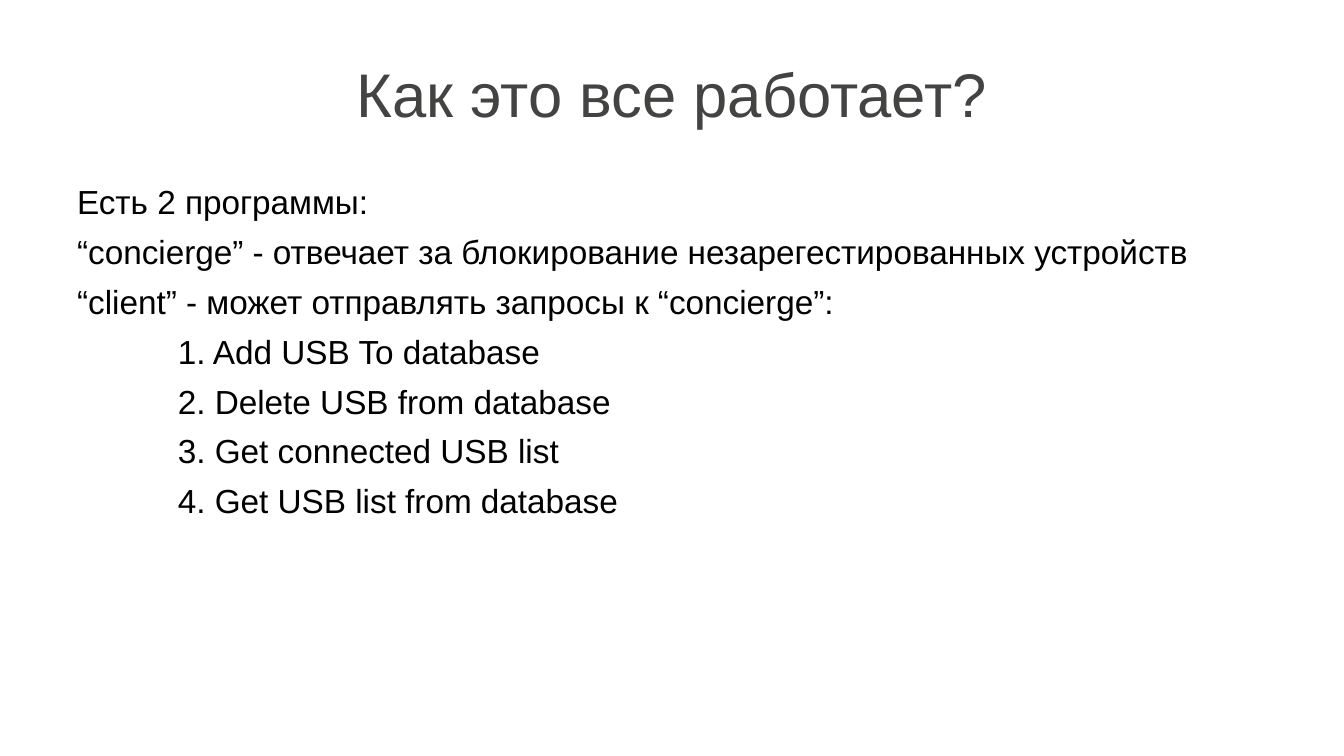
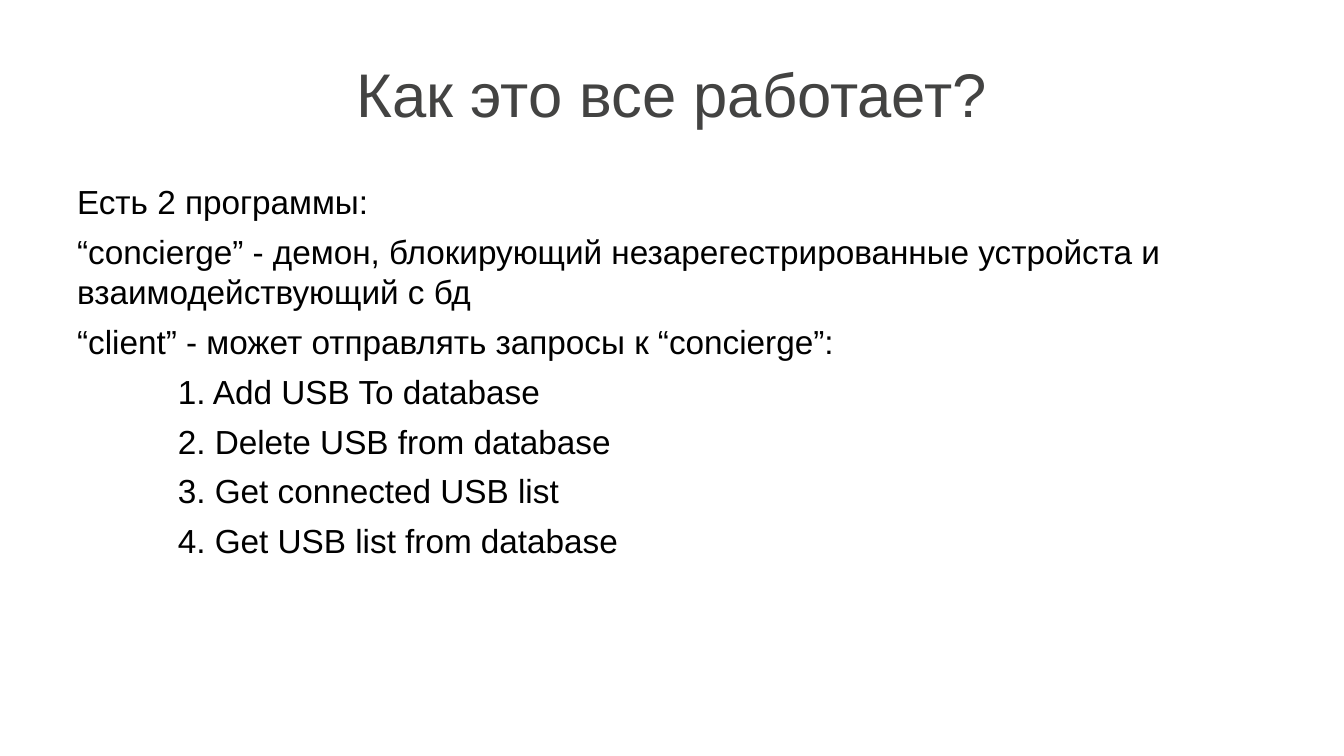
Before and after one commit to alekseisirmais/CPP_PARK, a slide deck: slide 5 of К защите.ppt. Drawn at 1344x756 pixels with LibreOffice and Linux fonts; fonts in the diff are those of the drawing. Boxes give left, top, right and bottom in pixels: in the first picture for what was removed or moved away, otherwise in the second. Text is boxed around its words. In the diff, an @@ line names an element or a change of style, - is before the commit and + after.

Commit message:
presentation added

```diff
--- a/К защите.ppt
+++ b/К защите.ppt
@@ text at [77,239,1160,310]: text changed @@
-“concierge” - отвечает за блокирование незарегестированных устройств
+“concierge” - демон, блокирующий незарегестрированные устройста и взаимодействующий с бд
```
Also in this commit, not shown: 3 other slides changed, 6 slides added, 1 slide removed.
